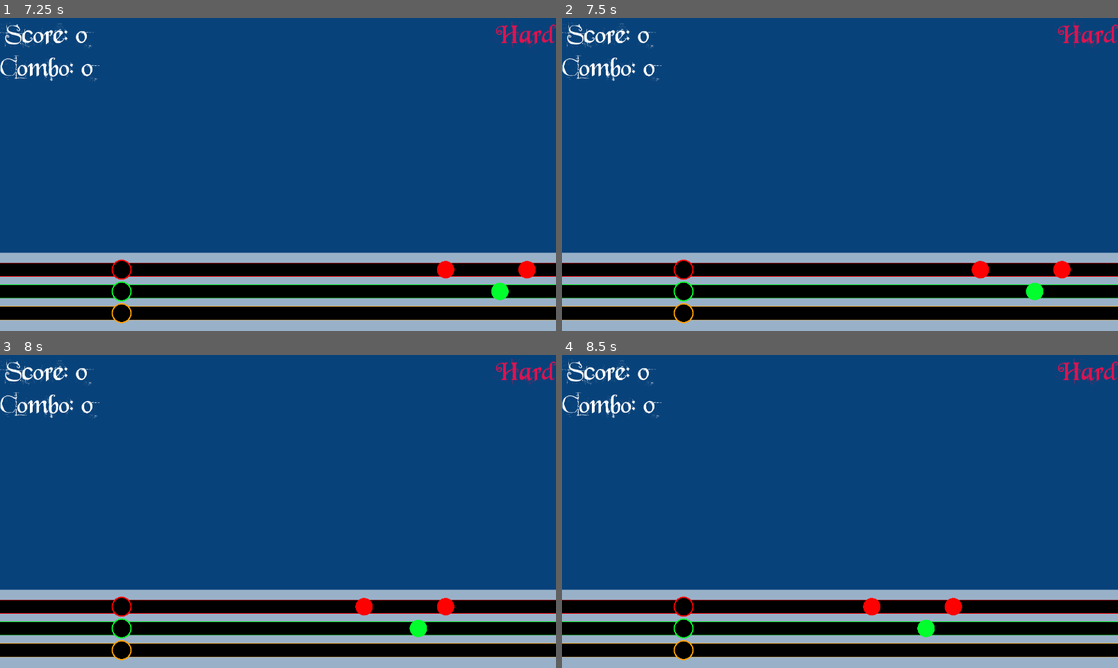
Above: before the commit, frames 1-4 (two rows, left to right).
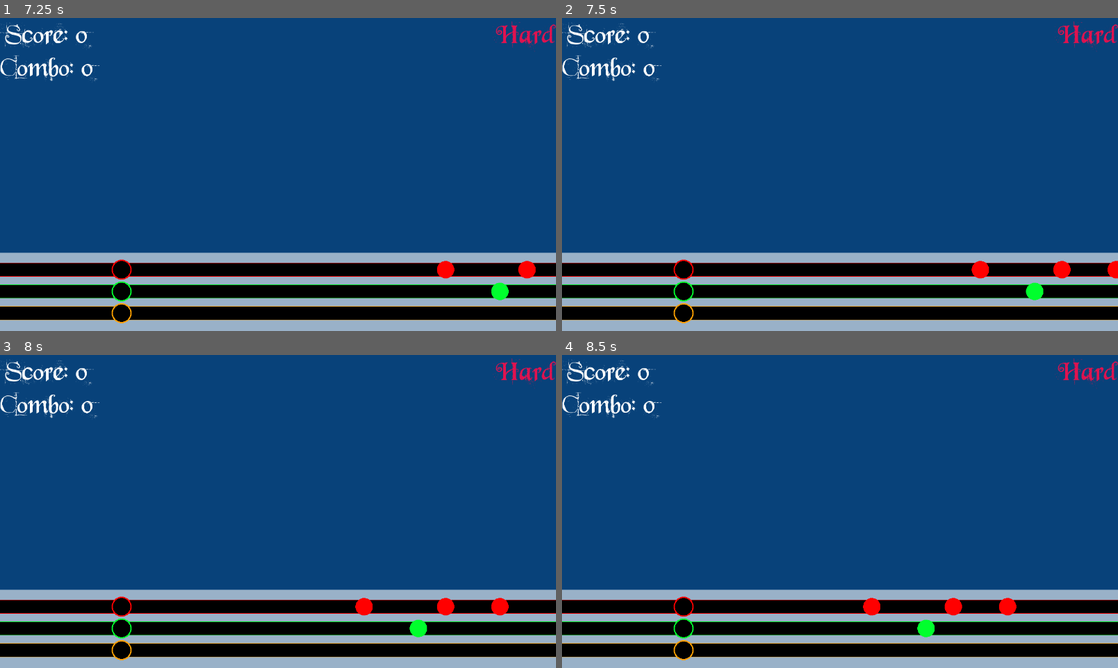
Above: after the commit, the same moments.

Repository: gregpennefather/jingle-cats
Game: Godot game, scene res://GameScene.tscn
Same seed, same stepped clock (60 frames per second), same inputs: the game is played once before the commit and once after it. Video files are missing from this copy of the repository; at most half a second of black plays in their place.
Inputs:
- Up to frame 1 (7.25 s): tap Enter at 0.5, 2, 3.5 s; hold Right (ui_right) 0.53-1.28 s; tap Space at 1.25, 2.75, 4.25 s; hold Down (ui_down) 1.28-2.03 s; hold Right (ui_right) 2.03-3.53 s; hold Left (ui_left) 3.53-5.03 s; hold Down (ui_down) 5.03-5.78 s; hold Right (ui_right) from 5.78 s (still down)
- Up to frame 2 (7.5 s): keep holding Right (ui_right)
- Up to frame 3 (8 s): keep holding Right (ui_right)
- Up to frame 4 (8.5 s): release Right (ui_right) at 8.03 s; hold Down (ui_down) from 8.03 s (still down)

Frame 1 is identical in both runs. In frame 2, less than 0.1% of the frame differs, in the area x 98-100%, y 77-84%; in frame 3, 0.1%, in the area x 88-92%, y 77-84%; in frame 4, 0.1%.

Commit message:
Fixing blaghs

Diff:
--- a/Bars/BarBase.gd
+++ b/Bars/BarBase.gd
@@ -19,12 +19,10 @@
 	get_node("Outline").default_color = note_colour
 
 func add_note(noteType):
-	print('adding note: ' + str(noteType))
 	get_node("SpawnPoint").spawn(noteType)
 
 func add_note_array(note_play_info_array):
 	for play_info in note_play_info_array:
-		print(str(play_info.PlayTime) + ' ' + str(play_info.NoteType))
 		var timer = Timer.new()
 		timer.name = 'Time' + str(play_info.PlayTime) + 'Note' + str(play_info.NoteType)
 		timer.wait_time = play_info.PlayTime - 4
--- a/Bars/NoteBars.gd
+++ b/Bars/NoteBars.gd
@@ -9,7 +9,7 @@
 
 const FIRST_NOTE_OFFSET = 10.25
 const NOTE_LENGTH = 0.25
-const RED_BAR_NOTES = [Note.NoteType.G_Long, Note.NoteType.DTop_Long]
+const RED_BAR_NOTES = [Note.NoteType.G_Long, Note.NoteType.E_Long]
 const GREEN_BAR_NOTES = [Note.NoteType.A_Long]
 const BLUE_BAR_NOTES = [Note.NoteType.A_Short]
 
--- a/Bars/Notes/Note.gd
+++ b/Bars/Notes/Note.gd
@@ -21,12 +21,12 @@
 
 func set_colour(new_colour):
 	colour = new_colour
-	print(new_colour)
 	get_node("Area2D/CircleCollision").colour = new_colour
 	get_node("HitCircle").colour = new_colour
 
 func set_note_audio(audio_stream):
 	get_node("AudioPlayer").stream = audio_stream
+	print(get_node("AudioPlayer").stream)
 
 func _process(delta):
 	position = position - Vector2(NOTE_SPEED * delta, 0)
@@ -45,11 +45,11 @@
 			note_hit()
 		else:
 			note_hit_early()
-		get_node("AudioPlayer").play()
 
 func note_hit():
 	emit_signal('note_hit')
 	hitCircle.expand(20, 40, 0.2);
+	get_node("AudioPlayer").play()
 	make_note_inactive(false)
 
 func note_hit_early():
--- a/Bars/SpawnPoint.gd
+++ b/Bars/SpawnPoint.gd
@@ -21,34 +21,35 @@
 	var note = note_scene.instance()
 	note.colour = note_colour
 	match noteType:
-		[Note.NoteType.ALong]:
+		Note.NoteType.A_Long:
 			note.note_audio = A_Long
-		[Note.NoteType.A_Short]:
+		Note.NoteType.A_Short:
 			note.note_audio = A_Short
-		[Note.NoteType.B_Long]:
+		Note.NoteType.B_Long:
 			note.note_audio = B_Long
-		[Note.NoteType.B_Short]:
+		Note.NoteType.B_Short:
 			note.note_audio = B_Short
-		[Note.NoteType.C_Short]:
+		Note.NoteType.C_Short:
 			note.note_audio = C_Short
-		[Note.NoteType.CBottom_Long]:
+		Note.NoteType.CBottom_Long:
 			note.note_audio = CBottom_Long
-		[Note.NoteType.CTop_Long]:
+		Note.NoteType.CTop_Long:
 			note.note_audio = CTop_Long
-		[Note.NoteType.DBottom_Long]:
+		Note.NoteType.DBottom_Long:
 			note.note_audio = DBottom_Long
-		[Note.NoteType.DTop_Long]:
+		Note.NoteType.DTop_Long:
 			note.note_audio = DBottom_Long
-		[Note.NoteType.E_Long]:
+		Note.NoteType.E_Long:
 			note.note_audio = E_Long
-		[Note.NoteType.ETop_Long]:
+		Note.NoteType.ETop_Long:
 			note.note_audio = ETop_Long
-		[Note.NoteType.F_Short]:
+		Note.NoteType.F_Short:
 			note.note_audio = F_Short
-		[Note.NoteType.FTop_long]:
+		Note.NoteType.FTop_long:
 			note.note_audio = FTop_long
-		[Note.NoteType.G_Long]:
+		Note.NoteType.G_Long:
 			note.note_audio = G_Long
+
 
 	note.position = position
 	note.connect('note_hit', get_parent(), 'on_note_hit')
